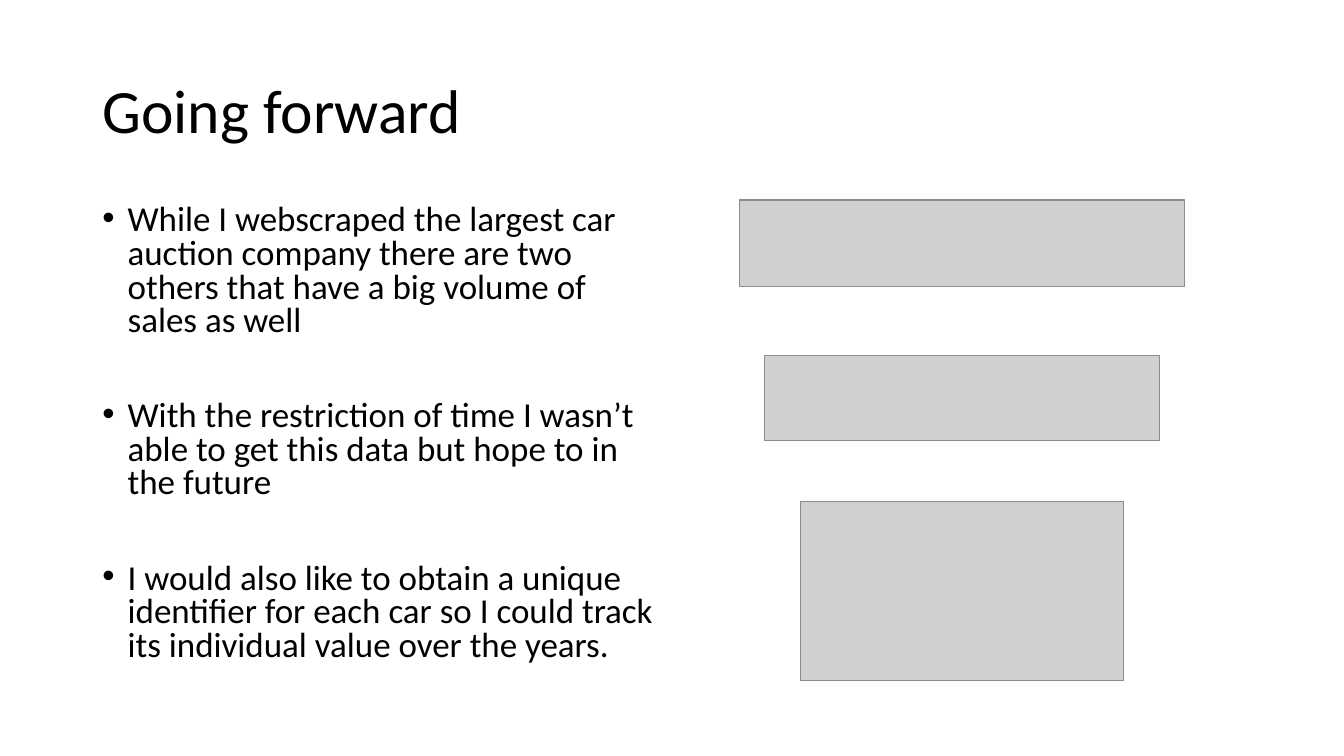
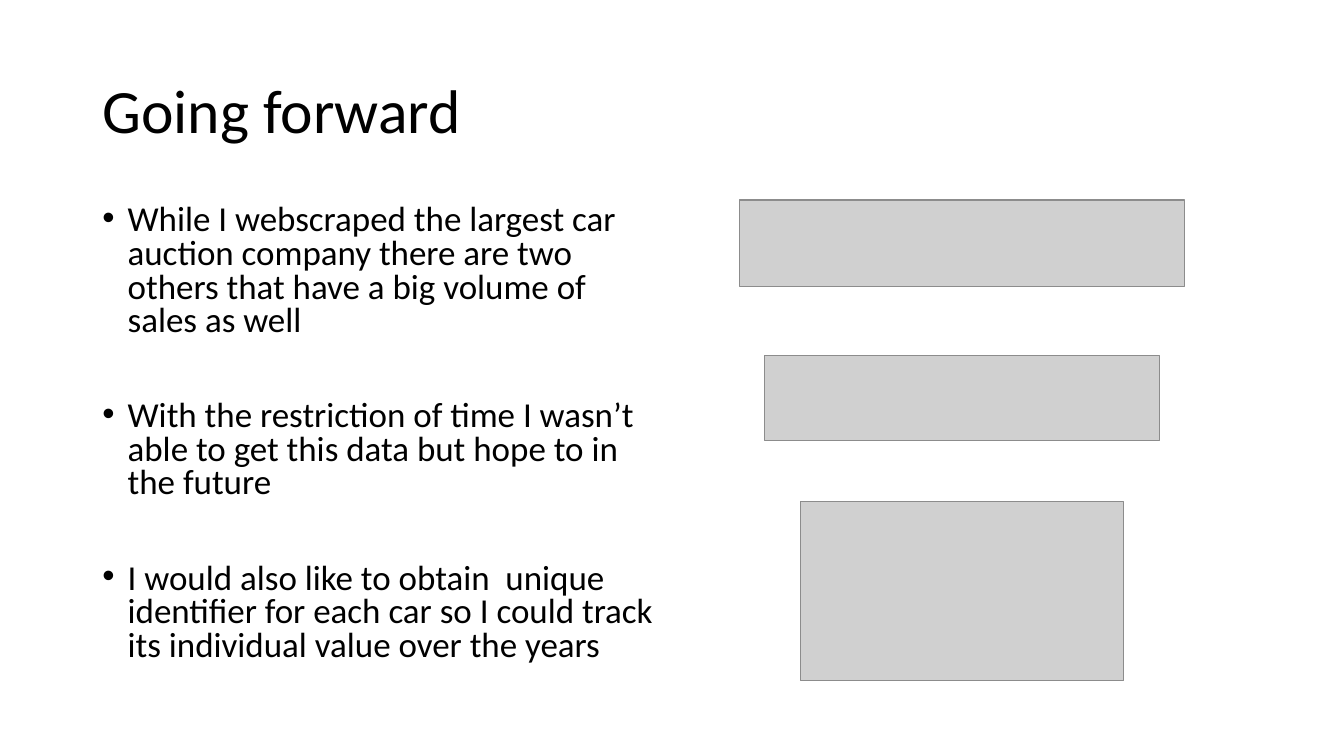
Before and after one commit to tonypennoyer/python_project, a slide deck: slide 15 of Tony_Pennoyer_Python_Proj_Presentation.pptx. Drawn at 1344x756 pixels with LibreOffice and Linux fonts; fonts in the diff are those of the drawing; grey boxes stand for pictures. Boxes give left, top, right and bottom in pixels: in the first picture for what was removed or moved away, otherwise in the second. Text is boxed around its words. In the diff, an @@ line names an element or a change of style, - is before the commit and + after.

```diff
--- a/Tony_Pennoyer_Python_Proj_Presentation.pptx
+++ b/Tony_Pennoyer_Python_Proj_Presentation.pptx
@@ text at (128, 565, 653, 663): text changed @@
-• I would also like to obtain a unique identifier for each car so I could track its individual value over the years.
+• I would also like to obtain unique identifier for each car so I could track its individual value over the years
```
Also in this commit, not shown: 10 other slides changed.
